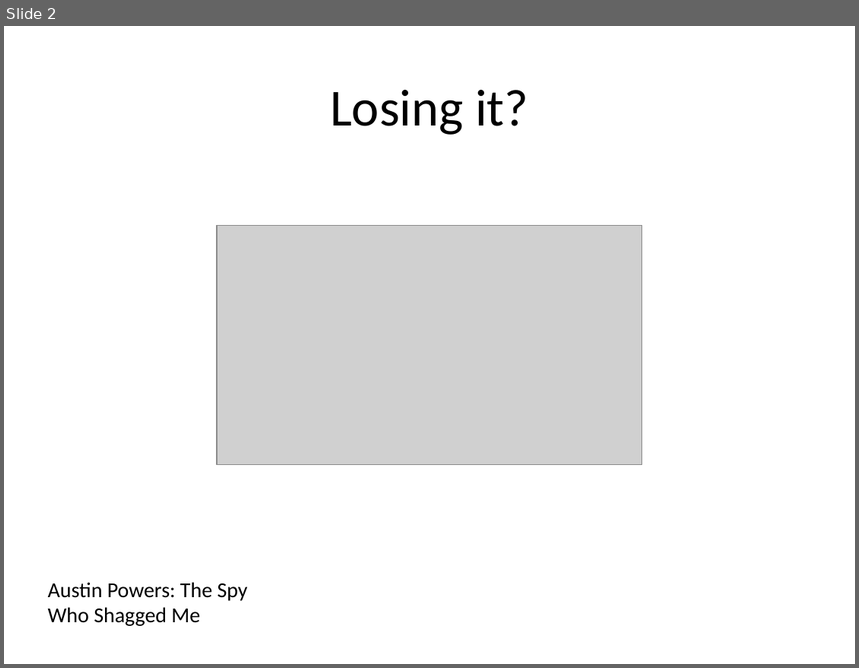
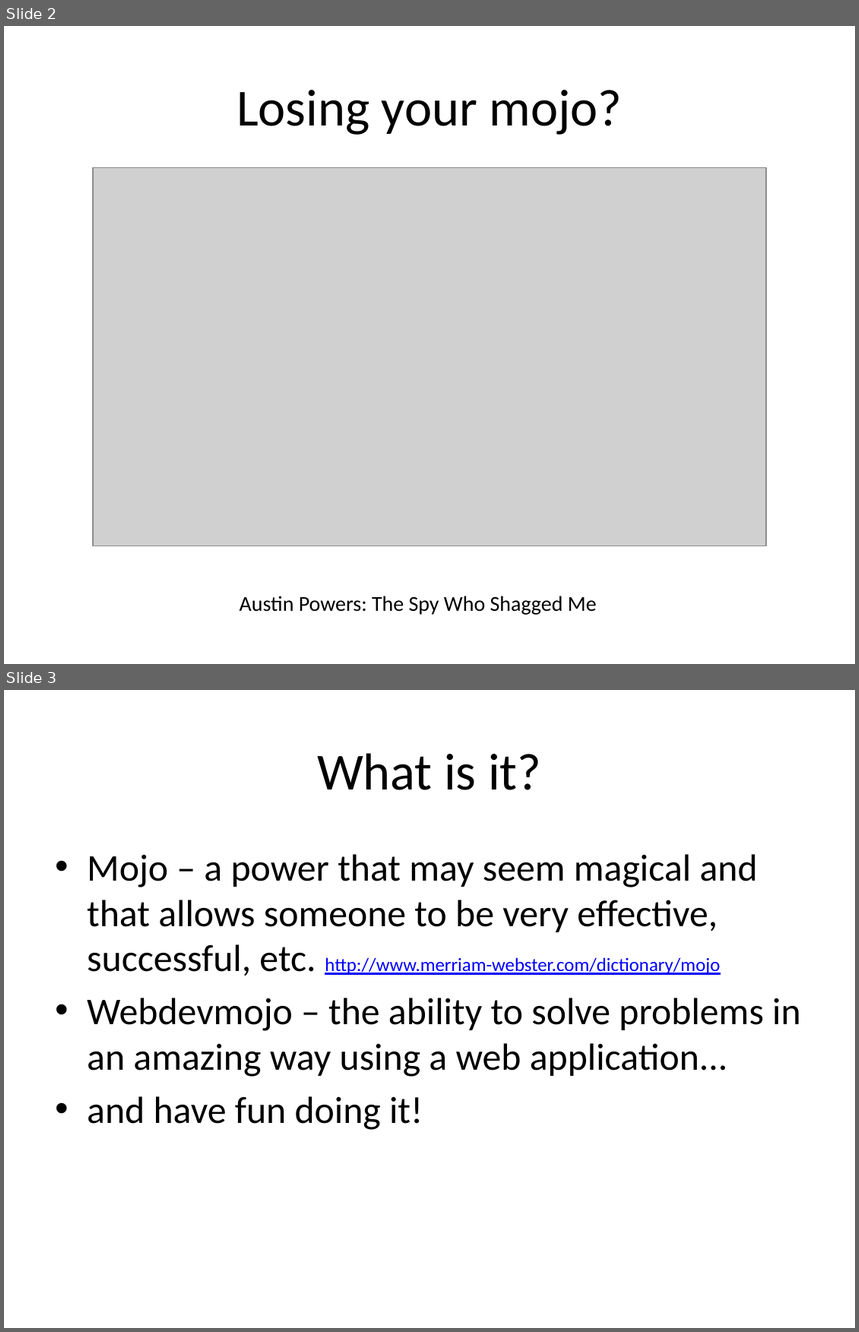
Before and after one commit to paul-burtness/webdevmojo, a slide deck: webdevmojo.pptx. Shown one above the other, each under a label of ours: slide 2 before the commit, slides 2 and 3 after it. The pictures are 859x668 and 859x1332 pixels, drawn with LibreOffice and Linux fonts; fonts in the diff are those of the drawing; grey boxes stand for pictures. Boxes give left, top, right and bottom in pixels: in the first picture for what was removed or moved away, otherwise in the second. Text is boxed around its words. In the diff, an @@ line names an element or a change of style, - is before the commit and + after.

```diff
--- a/webdevmojo.pptx
+++ b/webdevmojo.pptx
@@ slide 3 added at <box>4,690,855,1328</box>, background #FFFFFF @@
@@ title added at <box>317,753,541,790</box>, 44 pt, text #000000 @@
+What is it?
@@ text added at <box>87,854,801,1130</box>, 32 pt, text #000000 @@
+• Mojo – a power that may seem magical and that allows someone to be very effective, successful, etc. http://www.merriam-webster.com/dictionary/mojo
+• Webdevmojo – the ability to solve problems in an amazing way using a web application...
+• and have fun doing it!
@@ slide 2 changed as well @@
@@ title at <box>237,90,622,135</box>: text changed @@
-Losing it?
+Losing your mojo?
@@ picture: place and size @@
-picture at <box>217,225,642,465</box>
+picture at <box>92,168,766,547</box>
@@ text "Austin Powers: The Spy Who ..." rewrapped from <box>48,582,248,626</box> to <box>240,596,597,615</box> @@
```
Also in this commit, not shown: 11 other slides changed, 5 other slides added, 2 slides removed, 2 other files.
